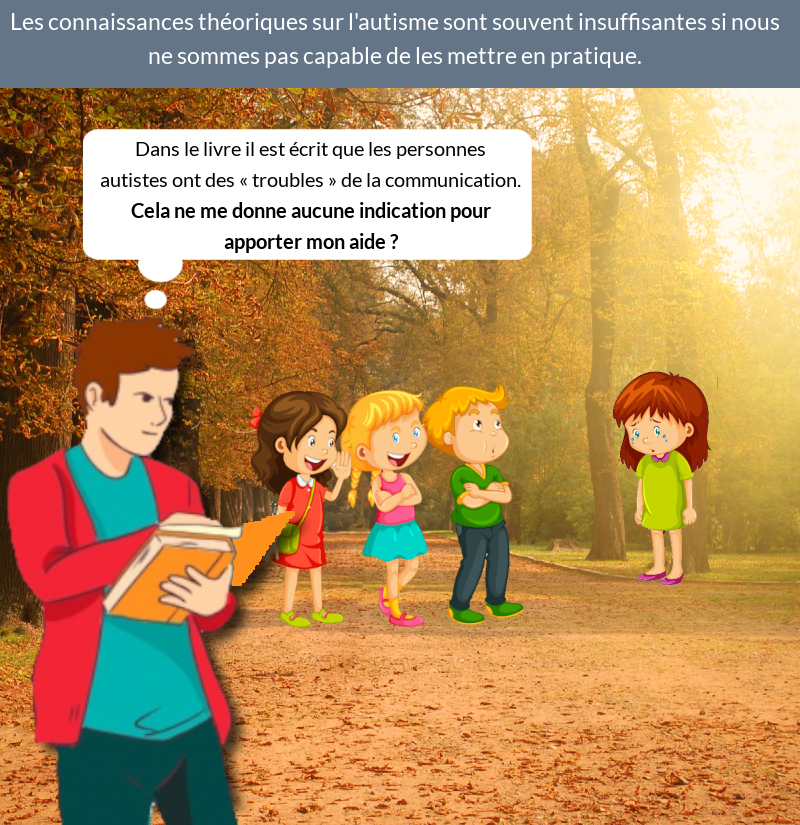
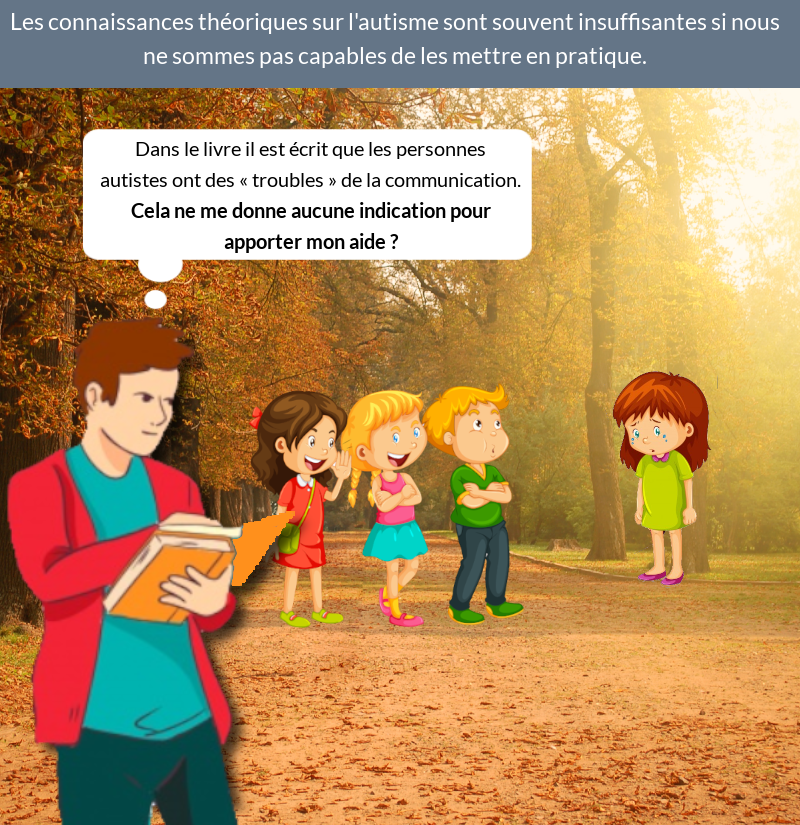
Revision of a layered 800×825 image; what changed, layer by layer:
painted on "Les connaissances théoriques s..." over [144, 47, 646, 68]
